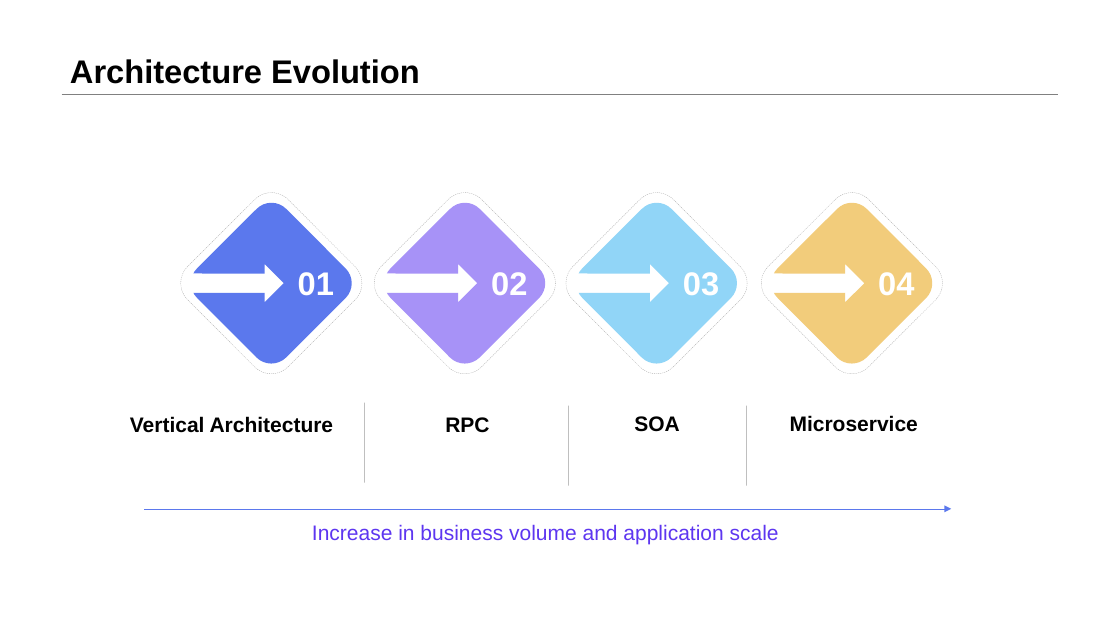
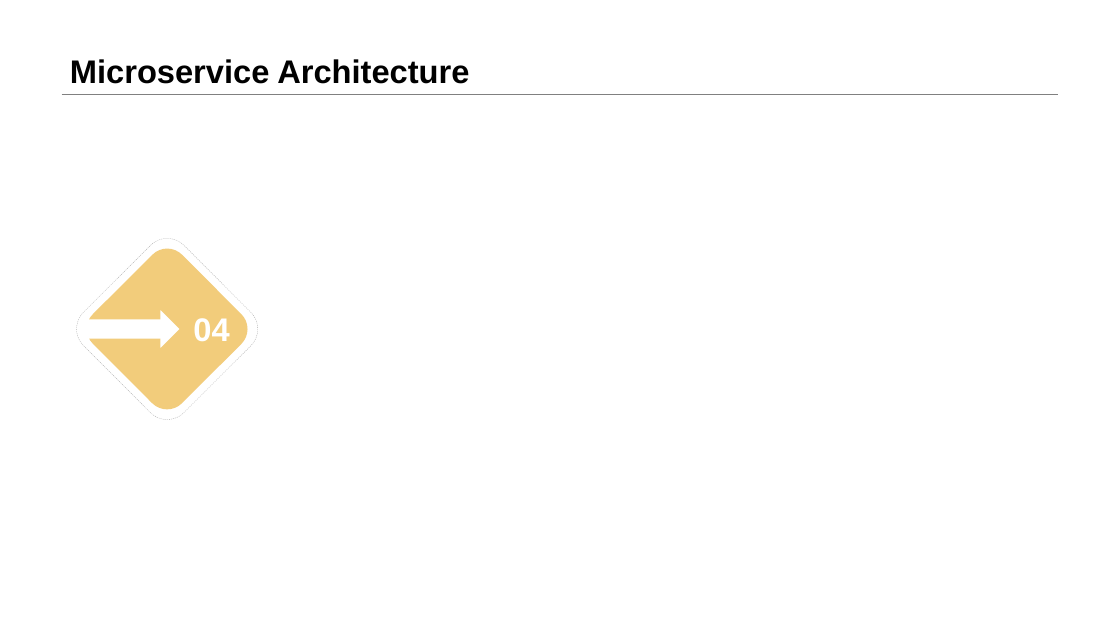
Before and after one commit to LIULE8/ppt, a slide deck: slide 8 of Sharing2.pptx. Drawn at 1120x630 pixels with LibreOffice and Linux fonts; fonts in the diff are those of the drawing. Boxes give left, top, right and bottom in pixels: in the first picture for what was removed or moved away, otherwise in the second. Text is boxed around its words. In the diff, an @@ line names an element or a change of style, - is before the commit and + after.

Commit message:
update spring cloud ppt

```diff
--- a/Sharing2.pptx
+++ b/Sharing2.pptx
@@ title at bbox=[70, 59, 469, 84]: text changed @@
-Architecture Evolution
+Microservice Architecture
@@ rounded rectangle removed at bbox=[171, 183, 372, 384] @@
@@ freeform shape removed at bbox=[182, 194, 361, 372] @@
@@ rounded rectangle removed at bbox=[365, 183, 565, 384] @@
@@ freeform shape removed at bbox=[376, 194, 554, 372] @@
@@ rounded rectangle removed at bbox=[556, 183, 757, 384] @@
@@ freeform shape removed at bbox=[568, 194, 746, 372] @@
@@ 1 text, 1 rounded rectangle, 1 freeform shape: place and size @@
-1 text, 1 rounded rectangle, 1 freeform shape at bbox=[752, 183, 953, 384]
+1 text, 1 rounded rectangle, 1 freeform shape at bbox=[67, 229, 268, 429]
@@ text removed at bbox=[298, 272, 334, 296] @@
-01
@@ text removed at bbox=[491, 272, 527, 295] @@
-02
@@ text removed at bbox=[683, 272, 719, 295] @@
-03
@@ text removed at bbox=[130, 416, 334, 433] @@
-Vertical Architecture
@@ line removed from (365, 402) to (365, 482) @@
@@ text removed at bbox=[445, 417, 489, 433] @@
-RPC
@@ line removed from (568, 406) to (568, 486) @@
@@ text removed at bbox=[634, 416, 679, 432] @@
-SOA
@@ line removed from (746, 406) to (746, 486) @@
@@ text removed at bbox=[790, 415, 918, 432] @@
-Microservice
@@ arrow removed from (145, 509) to (951, 509) @@
@@ text removed at bbox=[312, 524, 779, 544] @@
-Increase in business volume and application scale
```
